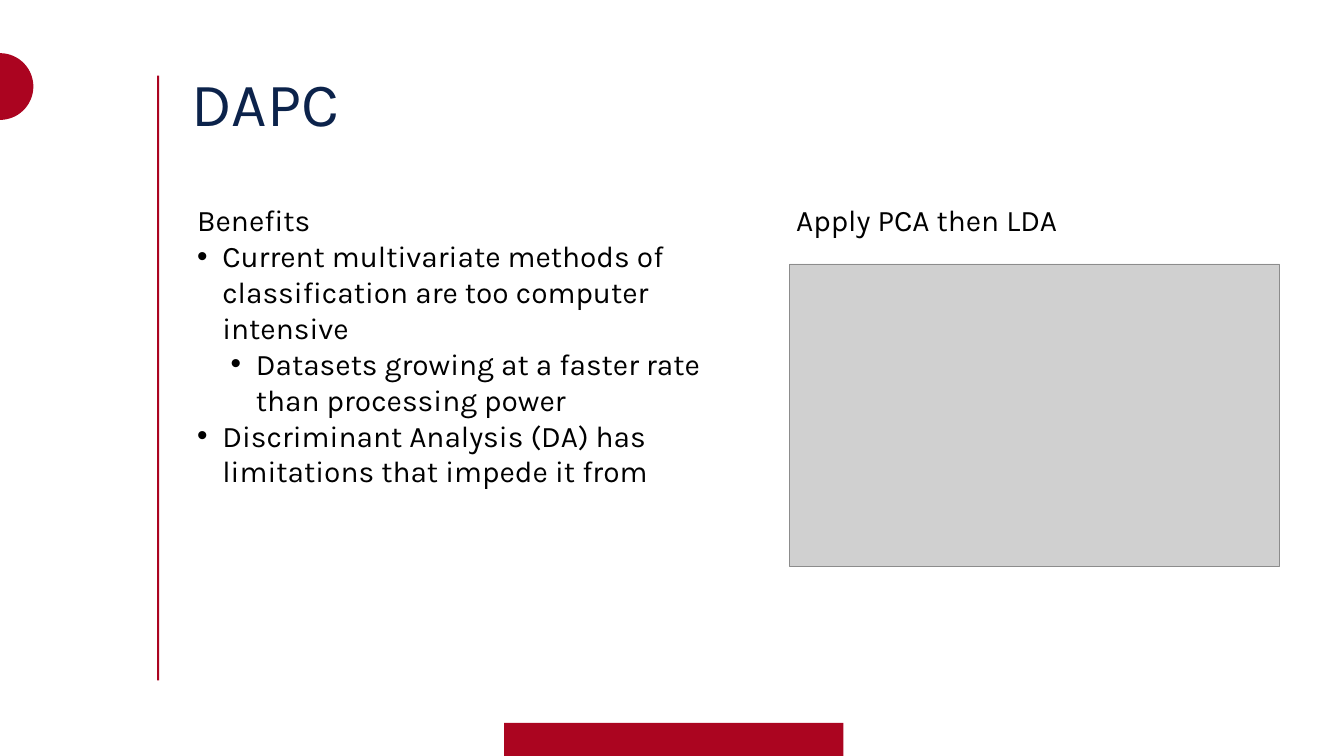
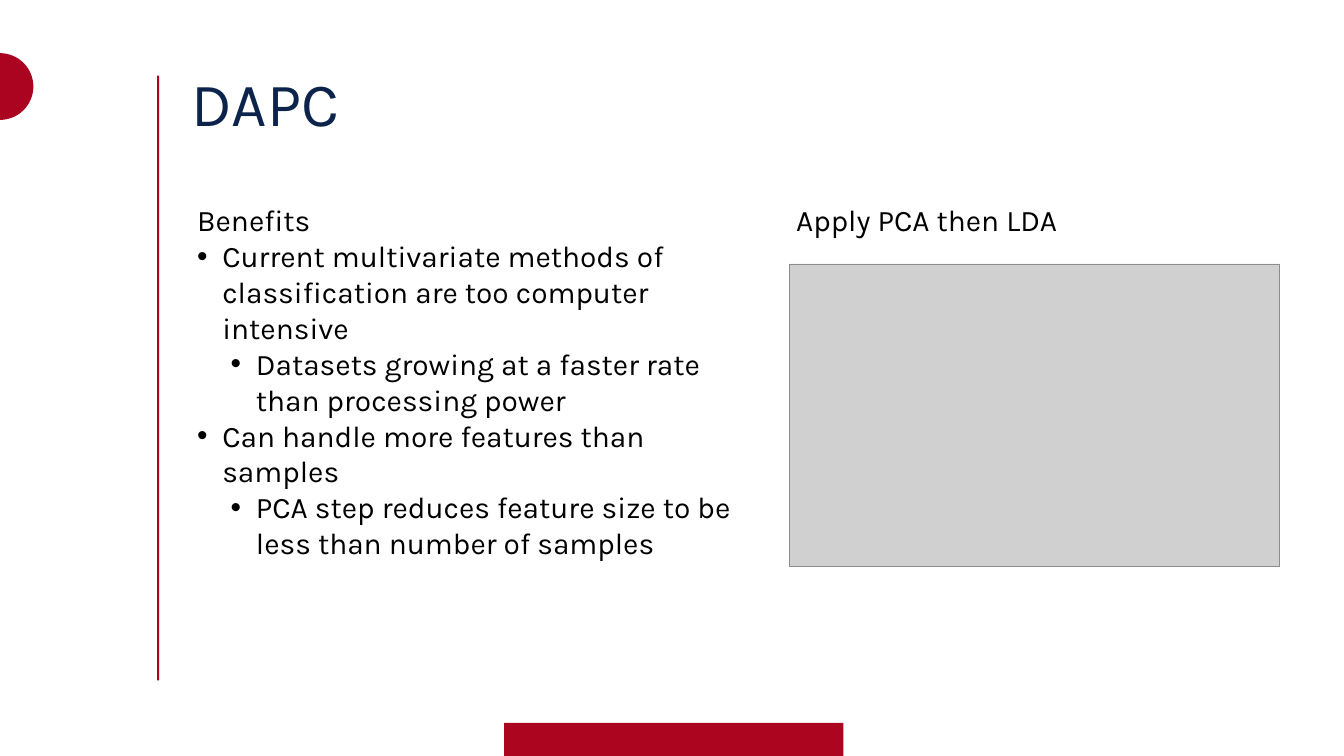
Before and after one commit to rileymawson/INFO_523_DAPC, a slide deck: slide 9 of DAPC_Info_523_RPM_BJMM.pptx. Drawn at 1344x756 pixels with LibreOffice and Linux fonts; fonts in the diff are those of the drawing; grey boxes stand for pictures; background and template pictures are left out. Boxes give left, top, right and bottom in pixels: in the first picture for what was removed or moved away, otherwise in the second. Text is boxed around its words. In the diff, an @@ line names an element or a change of style, - is before the commit and + after.

```diff
--- a/DAPC_Info_523_RPM_BJMM.pptx
+++ b/DAPC_Info_523_RPM_BJMM.pptx
@@ text at box(222, 426, 730, 561): text changed @@
-• Discriminant Analysis (DA) has limitations that impede it from
+• Can handle more features than samples
+  • PCA step reduces feature size to be less than number of samples
```
Also in this commit, not shown: 3 other slides changed, 4 slides added, 2 slides removed.
